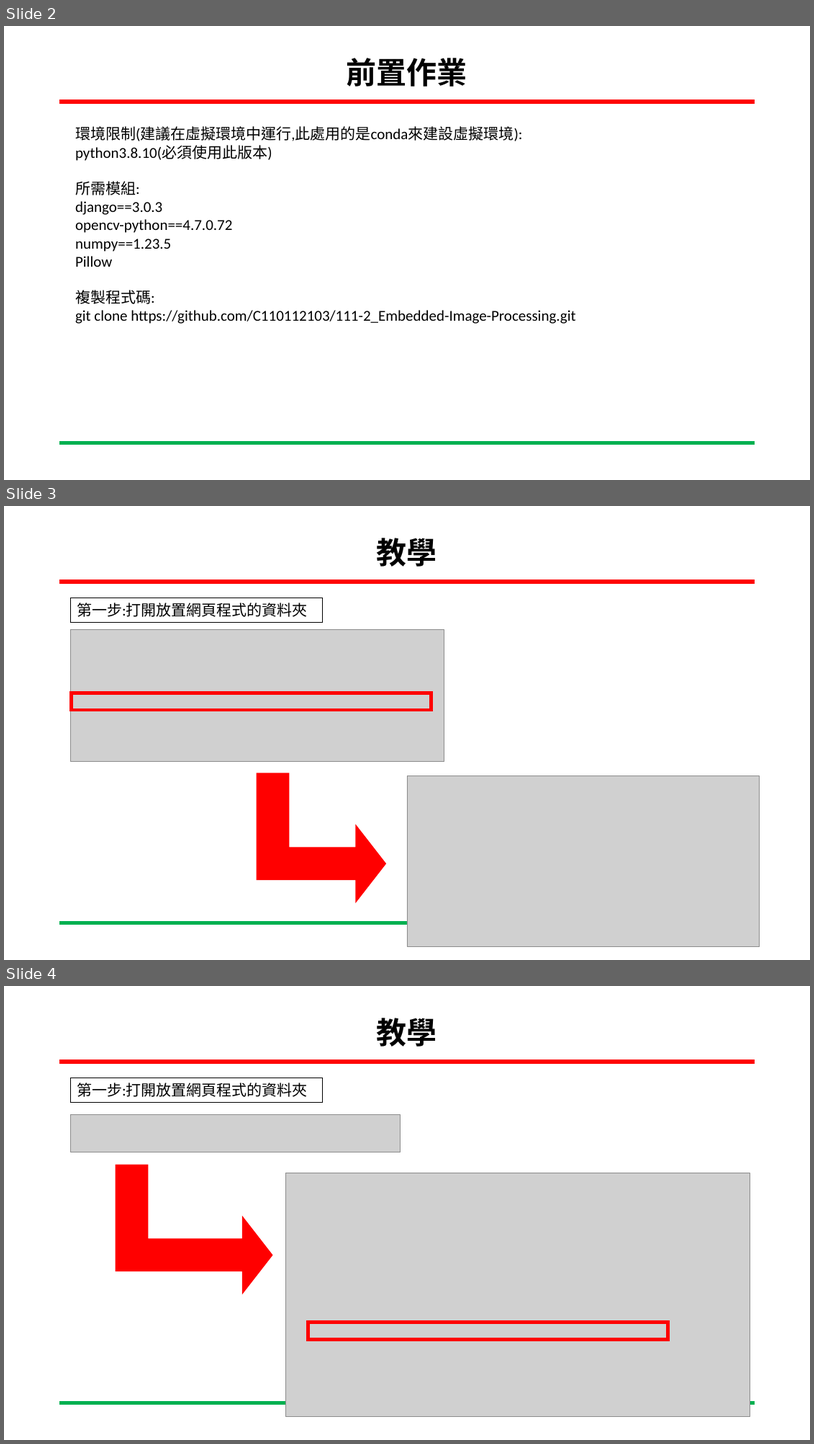
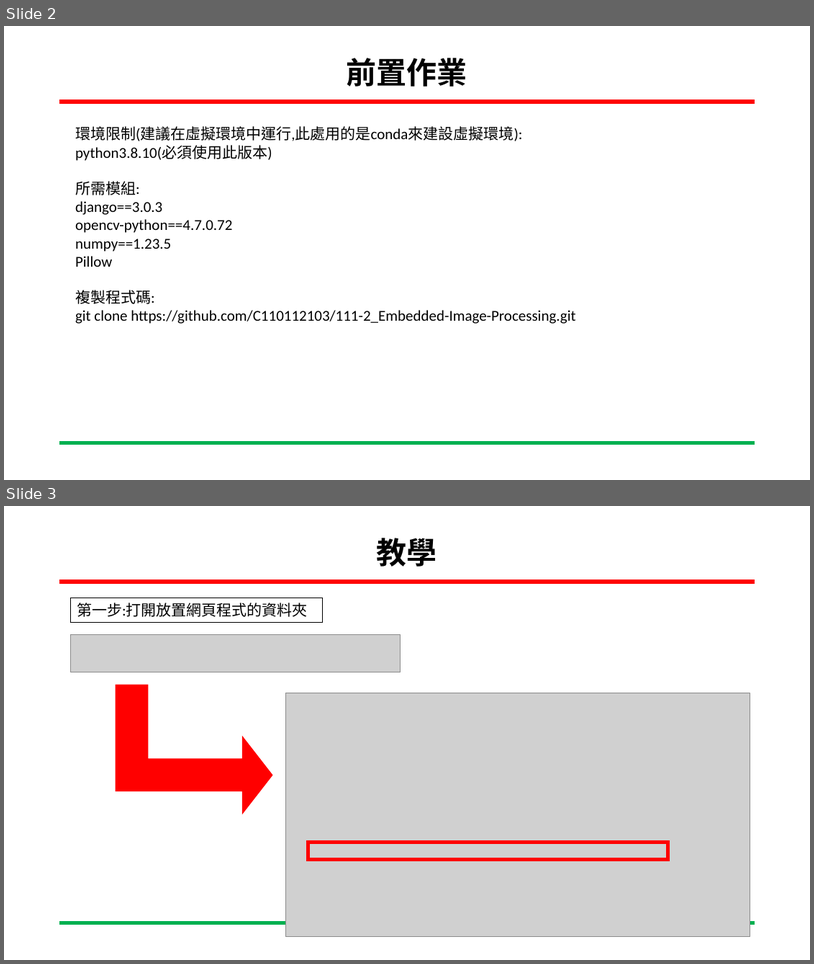
Before and after one commit to C110112103/111-2_Embedded-Image-Processing, a slide deck: zebrafish_detect_ppt/zebrafish_website_code/如何開啟網站.pptx. Shown one above the other, each under a label of ours: slides 2, 3 and 4 before the commit, slides 2 and 3 after it. The pictures are 814x1444 and 814x964 pixels, drawn with LibreOffice and Linux fonts; fonts in the diff are those of the drawing; grey boxes stand for pictures; background and template pictures are left out. Boxes give left, top, right and bottom in pixels: in the first picture for what was removed or moved away, otherwise in the second. Text is boxed around its words. In the diff, an @@ line names an element or a change of style, - is before the commit and + after.

```diff
--- a/zebrafish_detect_ppt/zebrafish_website_code/如何開啟網站.pptx
+++ b/zebrafish_detect_ppt/zebrafish_website_code/如何開啟網站.pptx
@@ slide 3 removed at (x1=4, y1=506, x2=810, y2=960), background #FFFFFF; not listed: 2 template elements that a slide beside it also shows @@
@@ title removed at (x1=377, y1=538, x2=437, y2=566) @@
-教學
@@ rectangle removed at (x1=70, y1=597, x2=322, y2=621) @@
-第一步:打開放置網頁程式的資料夾
@@ picture removed at (x1=70, y1=629, x2=444, y2=762) @@
@@ frame removed at (x1=70, y1=692, x2=433, y2=711) @@
@@ bent up arrow removed at (x1=257, y1=773, x2=386, y2=901) @@
@@ picture removed at (x1=407, y1=776, x2=760, y2=947) @@
@@ what was slide 4 is now slide 3 @@
```
Also in this commit, not shown: 1 slide changed.
